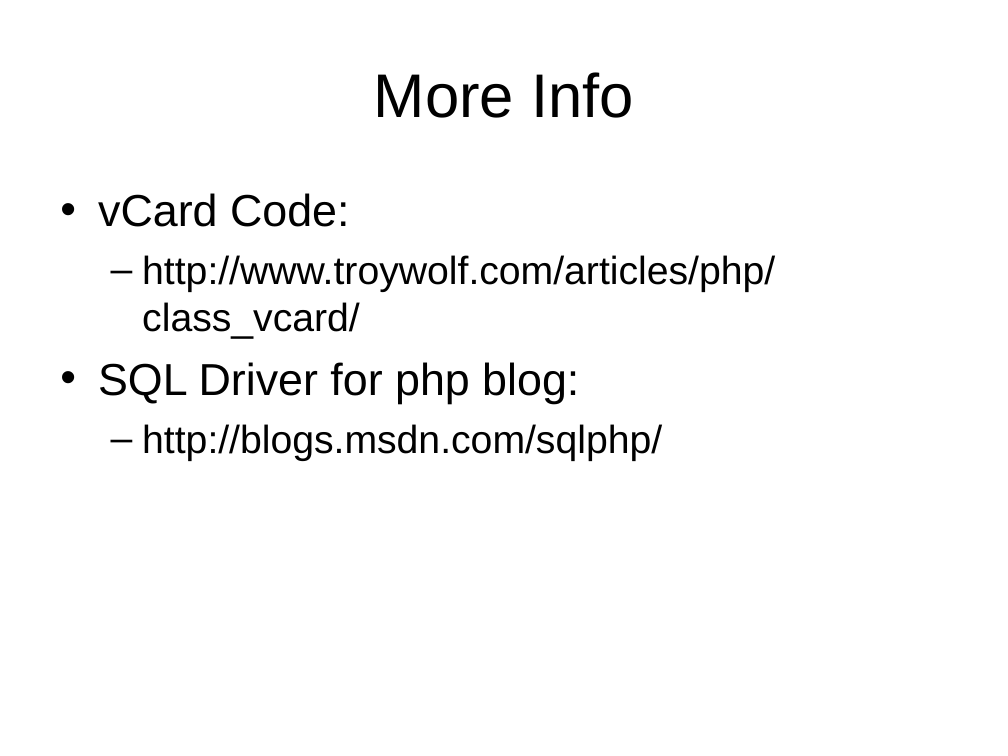
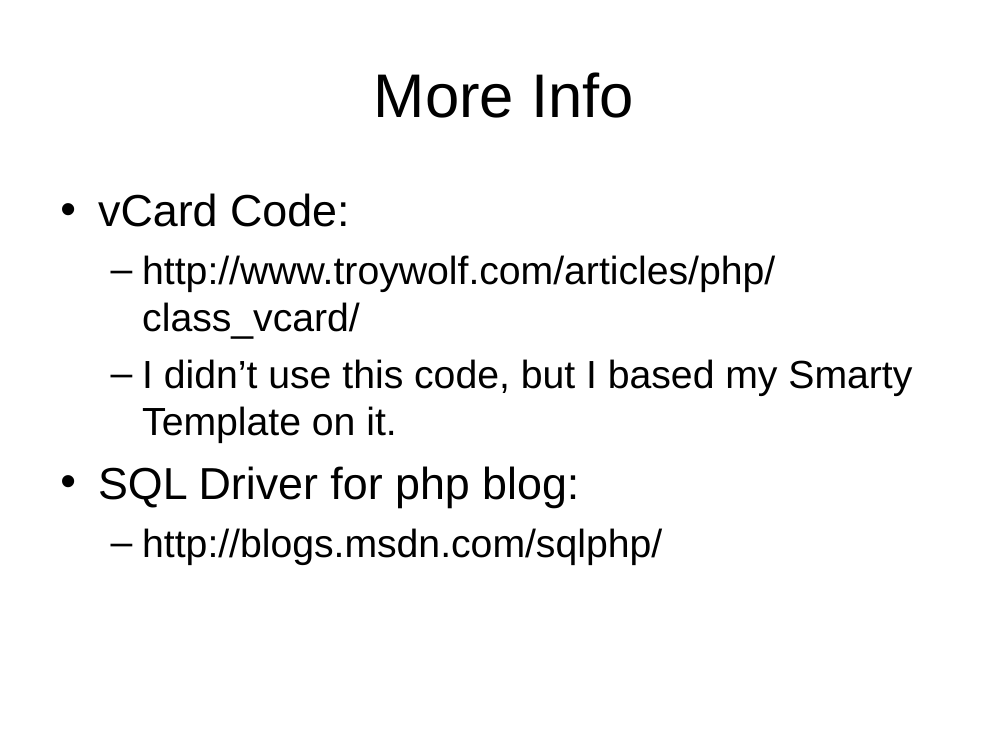
Before and after one commit to LIPHP/Employee-Contact-List, a slide deck: slide 24 of Docs/Using Microsoft SQL Server with PHP.ppt (slide 17 before the commit). Drawn at 1008x756 pixels with LibreOffice and Linux fonts; fonts in the diff are those of the drawing. Boxes give left, top, right and bottom in pixels: in the first picture for what was removed or moved away, otherwise in the second. Text is boxed around its words. In the diff, an @@ line names an element or a change of style, - is before the commit and + after.

```diff
--- a/Docs/Using Microsoft SQL Server with PHP.ppt
+++ b/Docs/Using Microsoft SQL Server with PHP.ppt
@@ text at box(142, 359, 912, 443): paragraph added @@
+  – I didn’t use this code, but I based my Smarty Template on it.
```
Also in this commit, not shown: 7 other slides changed, 8 slides added, 1 slide removed, 3 other files.
